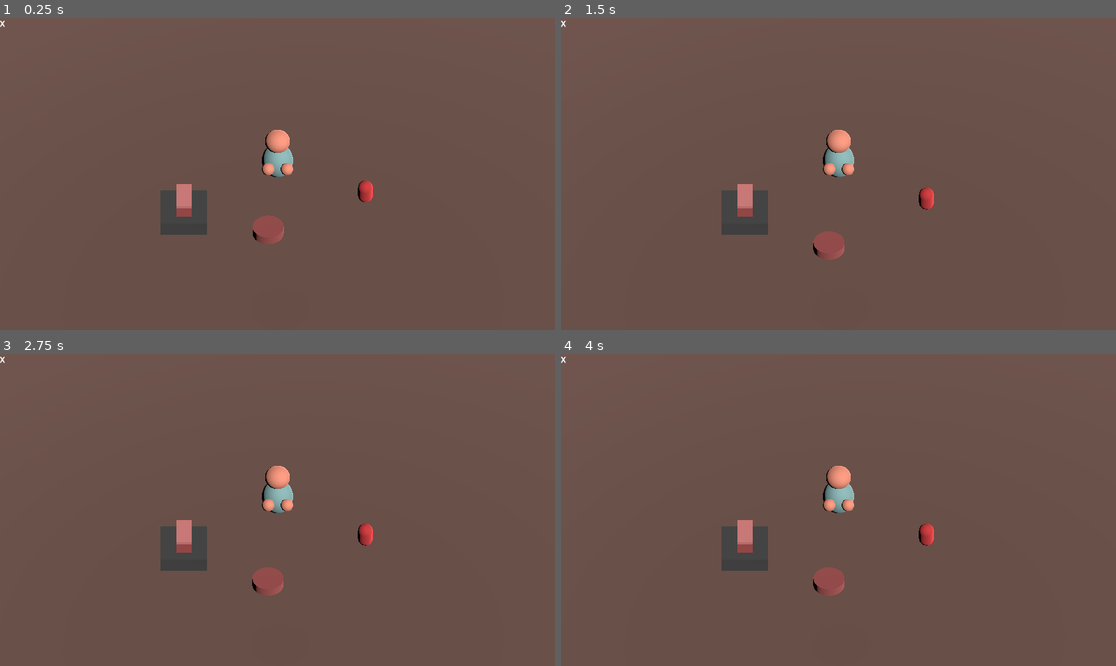
Above: before the commit, frames 1-4 (two rows, left to right).
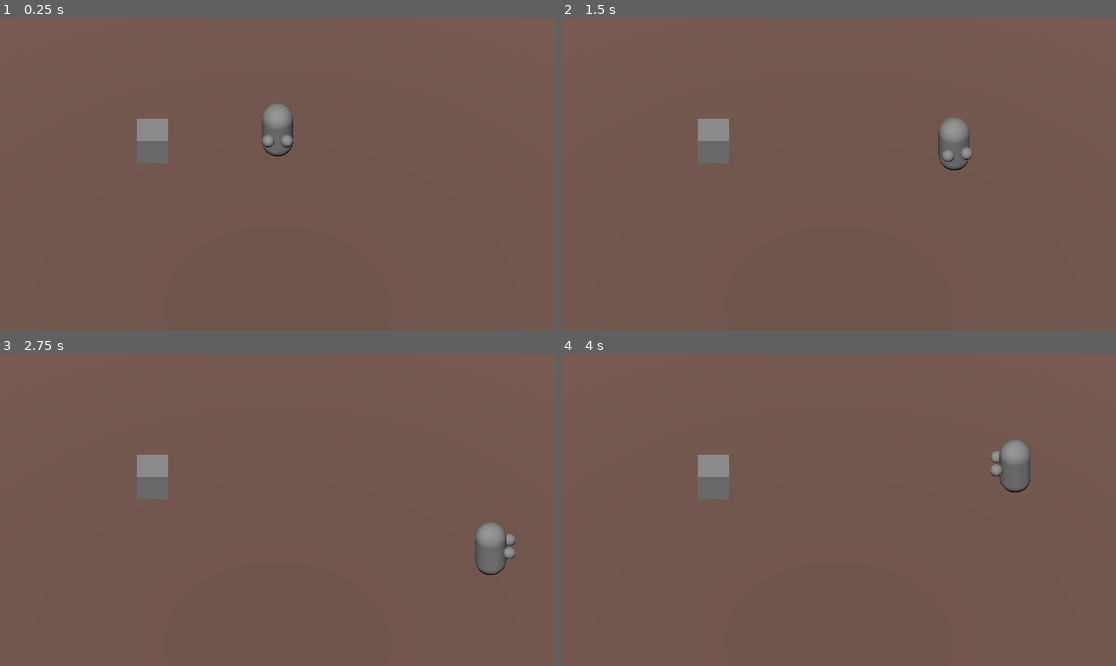
Above: after the commit, the same moments.

Repository: HjalteTagmose/HelgeSpillet
Game: Godot game, scene res://Game.tscn
Same seed, same stepped clock (60 frames per second), same inputs: the game is played once before the commit and once after it.
Inputs:
- Up to frame 1 (0.25 s): no input
- Up to frame 2 (1.5 s): tap Enter (ui_accept) at 0.5, 0.77 s; hold D (right) 0.53-1.28 s; tap E (interact, bound only after the commit) at 0.6 s; tap , (interact, bound only before the commit) at 0.8, 1.35 s; hold S (down) from 1.28 s (still down)
- Up to frame 3 (2.75 s): tap Enter (ui_accept) at 1.52 s; tap E (interact, bound only after the commit) at 1.55, 2.1 s; release S (down) at 2.03 s; hold D (right) from 2.03 s (still down); tap , (interact, bound only before the commit) at 2.3 s
- Up to frame 4 (4 s): release D (right) at 2.78 s; hold W (up) 2.78-3.53 s; tap , (interact, bound only before the commit) at 2.85, 3.8 s; tap Enter (ui_accept) at 3.02, 3.77 s; tap E (interact, bound only after the commit) at 3.05, 3.6 s; hold A (left) from 3.53 s (still down)

The runs differ from the first frame. In frame 1, 3.8% of the frame differs, in the area x 0-68%, y 0-73%; in frame 2, 4.0%; in frame 3, 4.1%, in the area x 0-93%, y 0-78%; in frame 4, 4.1%.
Error before the commit: Parse Error: Class "Player" hides a global script class. (res://scripts/player/Player.gd:1)

Commit message:
Env commit

Diff:
--- /dev/null
+++ b/Assets/M_Black.tres
@@ -0,0 +1,4 @@
+[gd_resource type="StandardMaterial3D" format=3 uid="uid://d0wi6lghk43v2"]
+
+[resource]
+albedo_color = Color(0, 0, 0, 1)
--- /dev/null
+++ b/Assets/SlagterEnv/Materials/M_Glass.tres
@@ -0,0 +1,12 @@
+[gd_resource type="StandardMaterial3D" load_steps=2 format=3 uid="uid://cwb5ds0mvjsnv"]
+
+[ext_resource type="Texture2D" uid="uid://c421uptem6nsd" path="res://Assets/SlagterEnv/Textures/t_SlagterAtlas.png" id="1_25gu2"]
+
+[resource]
+transparency = 1
+albedo_color = Color(0.427451, 0.552941, 0.588235, 0.313726)
+albedo_texture = ExtResource("1_25gu2")
+metallic = 0.53
+metallic_specular = 1.0
+ao_light_affect = 0.39
+texture_filter = 0
--- /dev/null
+++ b/Assets/SlagterEnv/Materials/M_HelgeAtlas.tres
@@ -0,0 +1,9 @@
+[gd_resource type="StandardMaterial3D" load_steps=2 format=3 uid="uid://lpaitx7reg7t"]
+
+[ext_resource type="Texture2D" uid="uid://c421uptem6nsd" path="res://Assets/SlagterEnv/Textures/t_SlagterAtlas.png" id="1_vvprj"]
+
+[resource]
+albedo_texture = ExtResource("1_vvprj")
+ao_enabled = true
+ao_light_affect = 0.39
+texture_filter = 0
--- /dev/null
+++ b/Assets/SlagterEnv/Materials/M_HelgeMetal.tres
@@ -0,0 +1,11 @@
+[gd_resource type="StandardMaterial3D" load_steps=2 format=3 uid="uid://kma06oxifjdp"]
+
+[ext_resource type="Texture2D" uid="uid://c421uptem6nsd" path="res://Assets/SlagterEnv/Textures/t_SlagterAtlas.png" id="1_wgb0v"]
+
+[resource]
+albedo_texture = ExtResource("1_wgb0v")
+metallic = 0.53
+metallic_specular = 1.0
+ao_enabled = true
+ao_light_affect = 0.39
+texture_filter = 0
--- a/Game.tscn
+++ b/Game.tscn
@@ -1,11 +1,7 @@
-[gd_scene load_steps=17 format=3 uid="uid://su7gr0kg3pwy"]
+[gd_scene load_steps=13 format=3 uid="uid://su7gr0kg3pwy"]
 
-[ext_resource type="PackedScene" uid="uid://cd7m7dcqjhq2p" path="res://station.tscn" id="1_4vqu8"]
-[ext_resource type="Script" path="res://scripts/player/Player.gd" id="1_66jnj"]
-[ext_resource type="Script" path="res://scripts/player/Interact.gd" id="2_gl7je"]
-[ext_resource type="PackedScene" uid="uid://fahal60i11ri" path="res://Meats/flæsk.tscn" id="3_imjn6"]
-[ext_resource type="PackedScene" uid="uid://d3jcpqhotb6ej" path="res://Meats/mørbrad.tscn" id="4_ogele"]
-[ext_resource type="PackedScene" uid="uid://bijcc8oxg6pde" path="res://Meats/spegepølse.tscn" id="5_yxbex"]
+[ext_resource type="Script" path="res://scripts/player/player.gd" id="1_2pyfy"]
+[ext_resource type="Script" path="res://scripts/player/interact.gd" id="2_rvkvd"]
 
 [sub_resource type="BoxShape3D" id="BoxShape3D_g0p8o"]
 size = Vector3(60, 2, 60)
@@ -19,34 +15,28 @@
 [sub_resource type="BoxShape3D" id="BoxShape3D_rarjo"]
 size = Vector3(0.920606, 1.98684, 1.61669)
 
-[sub_resource type="CapsuleShape3D" id="CapsuleShape3D_k8g0v"]
-height = 1.72576
+[sub_resource type="CapsuleMesh" id="CapsuleMesh_6i5hc"]
 
 [sub_resource type="SphereMesh" id="SphereMesh_dc7a4"]
 radius = 0.2
 height = 0.4
 
-[sub_resource type="StandardMaterial3D" id="StandardMaterial3D_0kynb"]
-albedo_color = Color(1, 0.611765, 0.509804, 1)
+[sub_resource type="CapsuleShape3D" id="CapsuleShape3D_k8g0v"]
 
-[sub_resource type="SphereMesh" id="SphereMesh_fxxnc"]
-radius = 0.4
-height = 0.8
+[sub_resource type="PhysicsMaterial" id="PhysicsMaterial_qeuab"]
+friction = 0.6
+bounce = 0.1
 
-[sub_resource type="StandardMaterial3D" id="StandardMaterial3D_im5qx"]
-albedo_color = Color(0.568627, 0.741176, 0.741176, 1)
+[sub_resource type="BoxShape3D" id="BoxShape3D_itop8"]
 
-[sub_resource type="CapsuleMesh" id="CapsuleMesh_6i5hc"]
-material = SubResource("StandardMaterial3D_im5qx")
-height = 1.0
+[sub_resource type="BoxMesh" id="BoxMesh_8jsyv"]
 
-[node name="root" type="Node3D"]
+[node name="Game" type="Node3D"]
 transform = Transform3D(1, 0, 0, 0, 1, 0, 0, 0, 1, 0.00629854, -1.19209e-07, 0.00031352)
 
 [node name="Ground" type="StaticBody3D" parent="."]
 
 [node name="Collision" type="CollisionShape3D" parent="Ground"]
-transform = Transform3D(1, 0, 0, 0, 1, 0, 0, 0, 1, 0, -1, 0)
 shape = SubResource("BoxShape3D_g0p8o")
 
 [node name="Mesh" type="MeshInstance3D" parent="Ground"]
@@ -54,15 +44,12 @@
 material_override = SubResource("StandardMaterial3D_ri566")
 mesh = SubResource("BoxMesh_ml6kj")
 
-[node name="Station" parent="." instance=ExtResource("1_4vqu8")]
-transform = Transform3D(1, 0, 0, 0, 1, 0, 0, 0, 1, -3, 0.75, 2)
-
 [node name="Player" type="CharacterBody3D" parent="."]
-transform = Transform3D(1, 0, 0, 0, 1, 0, 0, 0, 1, 0, 0.720612, 0)
-script = ExtResource("1_66jnj")
+transform = Transform3D(1, 0, 0, 0, 1, 0, 0, 0, 1, -0.000441551, 1.00271, -0.000282407)
+script = ExtResource("1_2pyfy")
 
 [node name="Interaction" type="Area3D" parent="Player"]
-script = ExtResource("2_gl7je")
+script = ExtResource("2_rvkvd")
 
 [node name="CollisionShape3D" type="CollisionShape3D" parent="Player/Interaction"]
 transform = Transform3D(1, 0, 0, 0, 1, 0, 0, 0, 1, 0, 0, 0.796632)
@@ -71,34 +58,22 @@
 [node name="Pickup" type="Node3D" parent="Player/Interaction"]
 transform = Transform3D(1, 0, 0, 0, 1, 0, 0, 0, 1, 0, 0, 1.05181)
 
-[node name="Collision" type="CollisionShape3D" parent="Player"]
-transform = Transform3D(1, 0, 0, 0, 1, 0, 0, 0, 1, 0, 0.163867, 0)
-shape = SubResource("CapsuleShape3D_k8g0v")
-
-[node name="Mesh" type="Node3D" parent="Player"]
+[node name="Mesh" type="MeshInstance3D" parent="Player"]
+mesh = SubResource("CapsuleMesh_6i5hc")
+skeleton = NodePath("../../Ground")
 
 [node name="Arm_R" type="MeshInstance3D" parent="Player/Mesh"]
 transform = Transform3D(1.91069e-15, 4.37114e-08, -1, 1, -4.37114e-08, 0, -4.37114e-08, -1, -4.37114e-08, -0.3, 0.1, 0.6)
 mesh = SubResource("SphereMesh_dc7a4")
 skeleton = NodePath("../..")
-surface_material_override/0 = SubResource("StandardMaterial3D_0kynb")
 
 [node name="Arm_L" type="MeshInstance3D" parent="Player/Mesh"]
 transform = Transform3D(1.91069e-15, 4.37114e-08, -1, 1, -4.37114e-08, 0, -4.37114e-08, -1, -4.37114e-08, 0.3, 0.1, 0.6)
 mesh = SubResource("SphereMesh_dc7a4")
 skeleton = NodePath("../..")
-surface_material_override/0 = SubResource("StandardMaterial3D_0kynb")
 
-[node name="Head" type="MeshInstance3D" parent="Player/Mesh"]
-transform = Transform3D(1, 0, 0, 0, 0.881176, 0, 0, 0, 1, 0, 0.759989, 0)
-mesh = SubResource("SphereMesh_fxxnc")
-skeleton = NodePath("../Body")
-surface_material_override/0 = SubResource("StandardMaterial3D_0kynb")
-
-[node name="Body" type="MeshInstance3D" parent="Player/Mesh"]
-transform = Transform3D(1, 0, 0, 0, 1.17269, 0, 0, 0, 1, 0, -0.10458, 0)
-mesh = SubResource("CapsuleMesh_6i5hc")
-skeleton = NodePath("../../../Ground")
+[node name="Collision" type="CollisionShape3D" parent="Player"]
+shape = SubResource("CapsuleShape3D_k8g0v")
 
 [node name="Camera" type="Camera3D" parent="."]
 transform = Transform3D(1, 0, 0, 0, 0.707107, 0.707107, 0, -0.707107, 0.707107, 0, 6, 6)
@@ -106,20 +81,16 @@
 size = 10.0
 
 [node name="Light" type="DirectionalLight3D" parent="."]
-transform = Transform3D(0.222219, -0.879202, 0.421453, 0.488753, 0.474478, 0.732115, -0.843647, 0.0432965, 0.53515, 0, 4.24264, -4.24264)
-sky_mode = 1
+transform = Transform3D(-0.994258, -0.0936114, -0.0518469, 0, -0.484504, 0.874789, -0.10701, 0.869766, 0.481722, -5.59683, 5.20692, 0)
 
-[node name="UI" type="Control" parent="."]
-layout_mode = 3
-anchors_preset = 0
-offset_right = 40.0
-offset_bottom = 40.0
+[node name="Meat" type="RigidBody3D" parent="." groups=["interactable"]]
+transform = Transform3D(1, 0, 0, 0, 1, 0, 0, 0, 1, -4, 1, 0)
+physics_material_override = SubResource("PhysicsMaterial_qeuab")
+freeze_mode = 1
 
-[node name="Flæsk" parent="." instance=ExtResource("3_imjn6")]
-transform = Transform3D(1, 0, 0, 0, 1, 0, 0, 0, 1, -2.8547, 1, 1.23501)
+[node name="Collision" type="CollisionShape3D" parent="Meat"]
+shape = SubResource("BoxShape3D_itop8")
 
-[node name="Mørbrad" parent="." instance=ExtResource("4_ogele")]
-transform = Transform3D(1, 0, 0, 0, 1, 0, 0, 0, 1, -0.299078, 1, 3.40022)
-
-[node name="Spegepølse" parent="." instance=ExtResource("5_yxbex")]
-transform = Transform3D(1, 0, 0, 0, 1, 0, 0, 0, 1, 2.82179, 1, 1.50831)
+[node name="Meat" type="MeshInstance3D" parent="Meat"]
+mesh = SubResource("BoxMesh_8jsyv")
+skeleton = NodePath("../..")
--- /dev/null
+++ b/Scenes/Environment.tscn
@@ -0,0 +1,45 @@
+[gd_scene load_steps=6 format=3 uid="uid://dnwetn36o4ein"]
+
+[ext_resource type="Material" uid="uid://d0wi6lghk43v2" path="res://Assets/M_Black.tres" id="1_au8qg"]
+[ext_resource type="PackedScene" uid="uid://bh5iio6ew0317" path="res://Assets/SlagterEnv/SlagterEnv.blend" id="1_yywbi"]
+
+[sub_resource type="QuadMesh" id="QuadMesh_758sb"]
+
+[sub_resource type="Environment" id="Environment_yh588"]
+ambient_light_source = 2
+ambient_light_color = Color(0.87451, 0.87451, 0.87451, 1)
+ambient_light_energy = 1.21
+ssao_enabled = true
+
+[sub_resource type="CameraAttributesPractical" id="CameraAttributesPractical_pybv3"]
+
+[node name="Environment" type="Node3D"]
+
+[node name="MeshInstance3D" type="MeshInstance3D" parent="."]
+transform = Transform3D(102.576, 0, 0, 0, -4.48373e-06, 102.576, 0, -102.576, -4.48373e-06, -4.3689, -0.393754, 4.35624)
+material_override = ExtResource("1_au8qg")
+mesh = SubResource("QuadMesh_758sb")
+skeleton = NodePath("../Camera3D")
+
+[node name="SlagterEnv" parent="." instance=ExtResource("1_yywbi")]
+
+[node name="Cylinder010" parent="SlagterEnv" index="23"]
+visible = false
+
+[node name="WorldEnvironment" type="WorldEnvironment" parent="."]
+environment = SubResource("Environment_yh588")
+camera_attributes = SubResource("CameraAttributesPractical_pybv3")
+
+[node name="OmniLight3D" type="OmniLight3D" parent="WorldEnvironment"]
+transform = Transform3D(1, 0, 0, 0, 1, 0, 0, 0, 1, -0.300884, 0.378211, -1.52068)
+visible = false
+
+[node name="Camera3D" type="Camera3D" parent="."]
+transform = Transform3D(-0.68962, 0.343811, -0.637353, 0, 0.880113, 0.474764, 0.724172, 0.327407, -0.606943, -12.4752, 9.32675, -6.97557)
+fov = 38.2
+
+[node name="DirectionalLight3D" type="DirectionalLight3D" parent="."]
+transform = Transform3D(-4.37114e-08, -0.405094, 0.914275, 0, 0.914275, 0.405094, -1, 1.77072e-08, -3.99642e-08, 2.79373, 2.32947, 0.441298)
+visible = false
+
+[editable path="SlagterEnv"]
--- a/project.godot
+++ b/project.godot
@@ -47,16 +47,9 @@
 }
 interact={
 "deadzone": 0.5,
-"events": [Object(InputEventKey,"resource_local_to_scene":false,"resource_name":"","device":-1,"window_id":0,"alt_pressed":false,"shift_pressed":false,"ctrl_pressed":false,"meta_pressed":false,"pressed":false,"keycode":0,"physical_keycode":44,"key_label":0,"unicode":44,"echo":false,"script":null)
-, Object(InputEventKey,"resource_local_to_scene":false,"resource_name":"","device":-1,"window_id":0,"alt_pressed":false,"shift_pressed":false,"ctrl_pressed":false,"meta_pressed":false,"pressed":false,"keycode":0,"physical_keycode":88,"key_label":0,"unicode":120,"echo":false,"script":null)
+"events": [Object(InputEventKey,"resource_local_to_scene":false,"resource_name":"","device":-1,"window_id":0,"alt_pressed":false,"shift_pressed":false,"ctrl_pressed":false,"meta_pressed":false,"pressed":false,"keycode":0,"physical_keycode":69,"key_label":0,"unicode":101,"echo":false,"script":null)
+, Object(InputEventKey,"resource_local_to_scene":false,"resource_name":"","device":-1,"window_id":0,"alt_pressed":false,"shift_pressed":false,"ctrl_pressed":false,"meta_pressed":false,"pressed":false,"keycode":0,"physical_keycode":32,"key_label":0,"unicode":32,"echo":false,"script":null)
 , Object(InputEventJoypadButton,"resource_local_to_scene":false,"resource_name":"","device":-1,"button_index":0,"pressure":0.0,"pressed":false,"script":null)
-]
-}
-use={
-"deadzone": 0.5,
-"events": [Object(InputEventKey,"resource_local_to_scene":false,"resource_name":"","device":-1,"window_id":0,"alt_pressed":false,"shift_pressed":false,"ctrl_pressed":false,"meta_pressed":false,"pressed":false,"keycode":0,"physical_keycode":90,"key_label":0,"unicode":122,"echo":false,"script":null)
-, Object(InputEventKey,"resource_local_to_scene":false,"resource_name":"","device":-1,"window_id":0,"alt_pressed":false,"shift_pressed":false,"ctrl_pressed":false,"meta_pressed":false,"pressed":false,"keycode":0,"physical_keycode":46,"key_label":0,"unicode":46,"echo":false,"script":null)
-, Object(InputEventJoypadButton,"resource_local_to_scene":false,"resource_name":"","device":-1,"button_index":2,"pressure":0.0,"pressed":false,"script":null)
 ]
 }
 
--- /dev/null
+++ b/world_environment.tscn
@@ -0,0 +1,18 @@
+[gd_scene load_steps=3 format=3 uid="uid://drckmf010fx4m"]
+
+[sub_resource type="Environment" id="Environment_qv07e"]
+background_mode = 1
+background_color = Color(0.760784, 0.760784, 0.760784, 1)
+ambient_light_color = Color(0.0313726, 0.0941176, 0.0823529, 1)
+ssao_enabled = true
+ssao_radius = 0.77
+ssao_intensity = 1.99
+glow_enabled = true
+glow_normalized = true
+
+[sub_resource type="CameraAttributesPractical" id="CameraAttributesPractical_6bym6"]
+exposure_multiplier = 0.913
+
+[node name="WorldEnvironment" type="WorldEnvironment"]
+environment = SubResource("Environment_qv07e")
+camera_attributes = SubResource("CameraAttributesPractical_6bym6")
Not shown, added: Assets/SlagterEnv/SlagterEnv.blend.import
Binary file added: Assets/SlagterEnv/Textures/t_SlagterAtlas.png
Not shown, added: Assets/SlagterEnv/Textures/t_SlagterAtlas.png.import
Not shown, added: Assets/HelgeEnv.blend.tmp
Not shown, added: Assets/HelgeEnv.blend1
Not shown, added: Assets/Scenes/HelgeEnv.blend.tmp
Not shown, added: Assets/Scenes/HelgeEnv.blend1
Not shown, added: Assets/SlagterEnv/SlagterEnv.blend
Not shown, added: Assets/SlagterEnv/SlagterEnv.blend1
